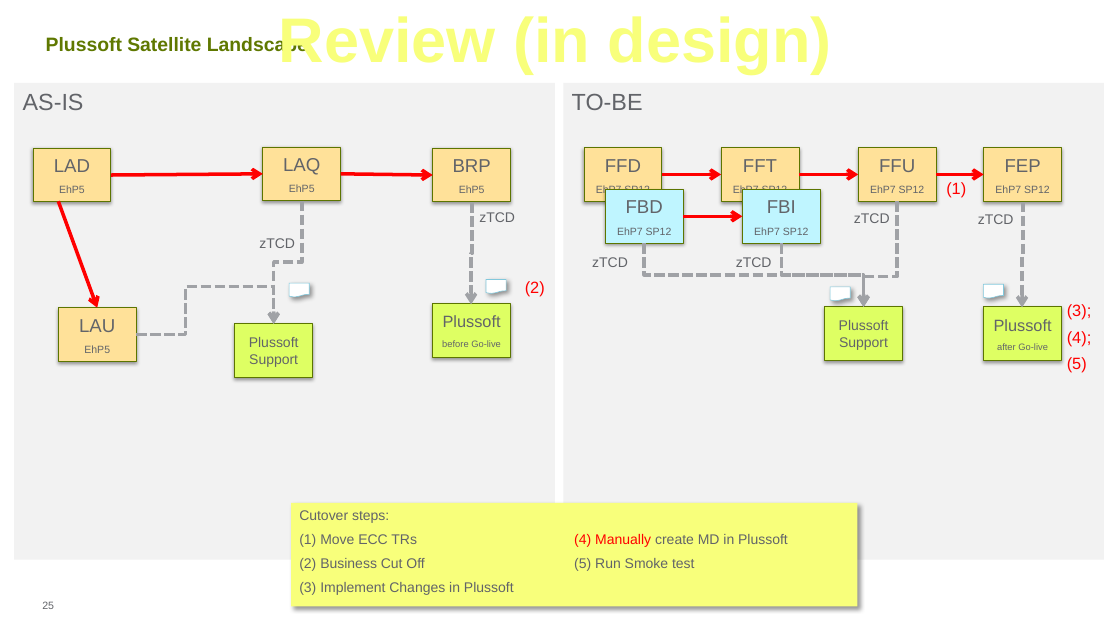
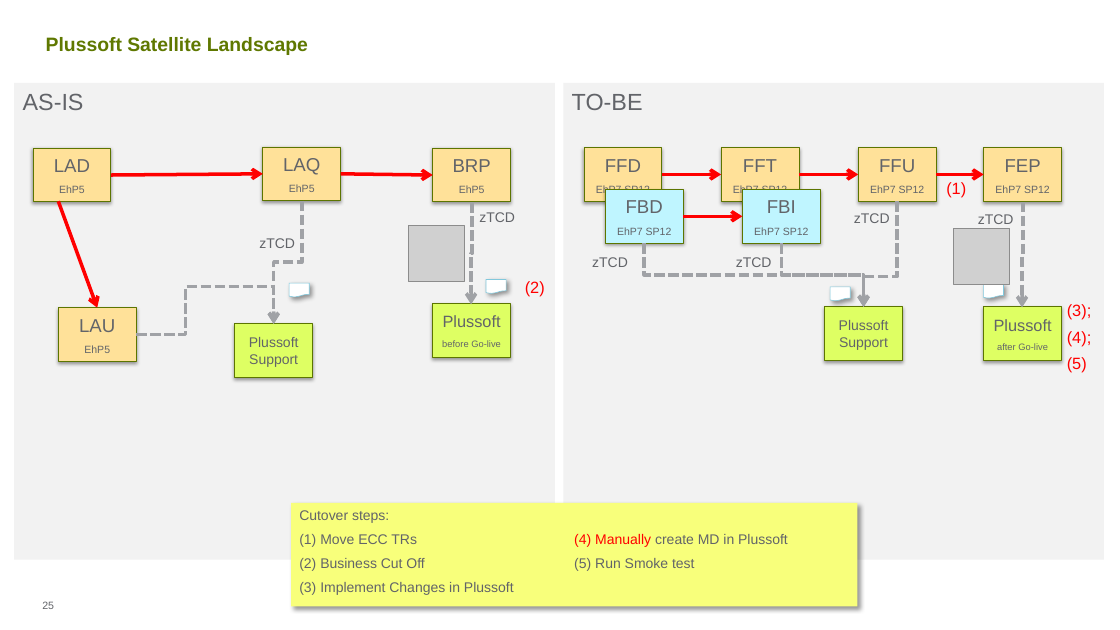
Before and after one commit to ldaher/syngenta-appmap, a slide deck: slide 25 of Satellite Status Report 20161107 vGC.PPTX. Drawn at 1120x630 pixels with LibreOffice and Linux fonts; fonts in the diff are those of the drawing; grey boxes stand for pictures; background and template pictures are left out. Boxes give left, top, right and bottom in pixels: in the first picture for what was removed or moved away, otherwise in the second. Text is boxed around its words. In the diff, an @@ line names an element or a change of style, - is before the commit and + after.

```diff
--- a/Satellite Status Report 20161107 vGC.PPTX
+++ b/Satellite Status Report 20161107 vGC.PPTX
@@ text removed at <box>279,16,832,74</box> @@
-Review (in design)
@@ picture added at <box>408,226,465,282</box> @@
@@ picture added at <box>954,229,1011,285</box> @@
```
Also in this commit, not shown: 13 other slides changed, 2 other files.
